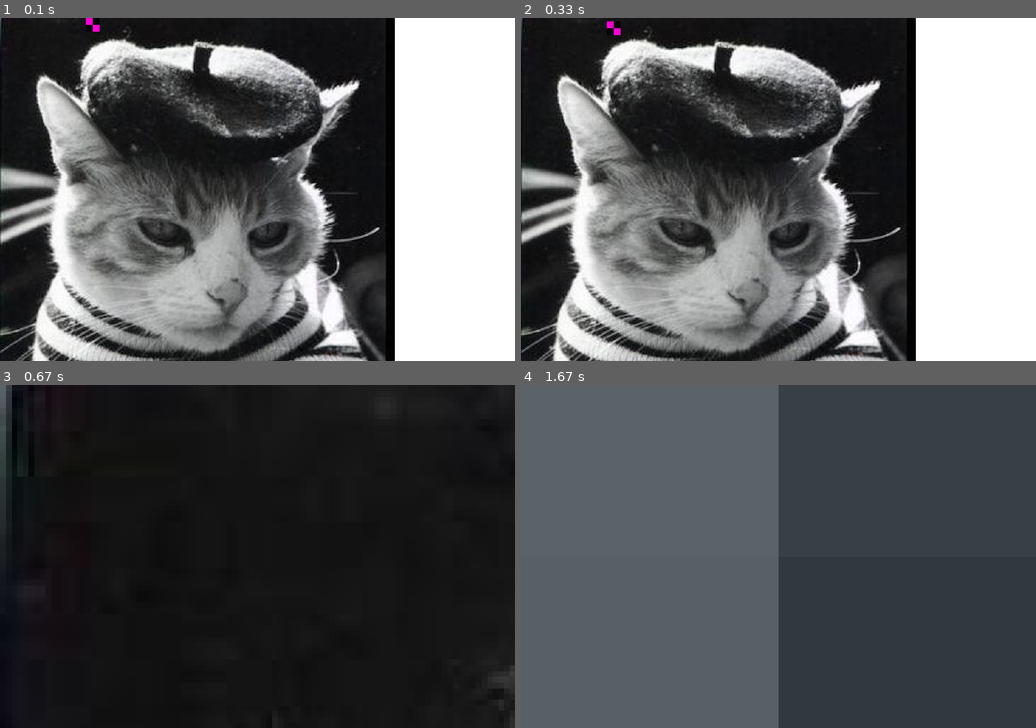
Above: before the commit, frames 1-4 (two rows, left to right).
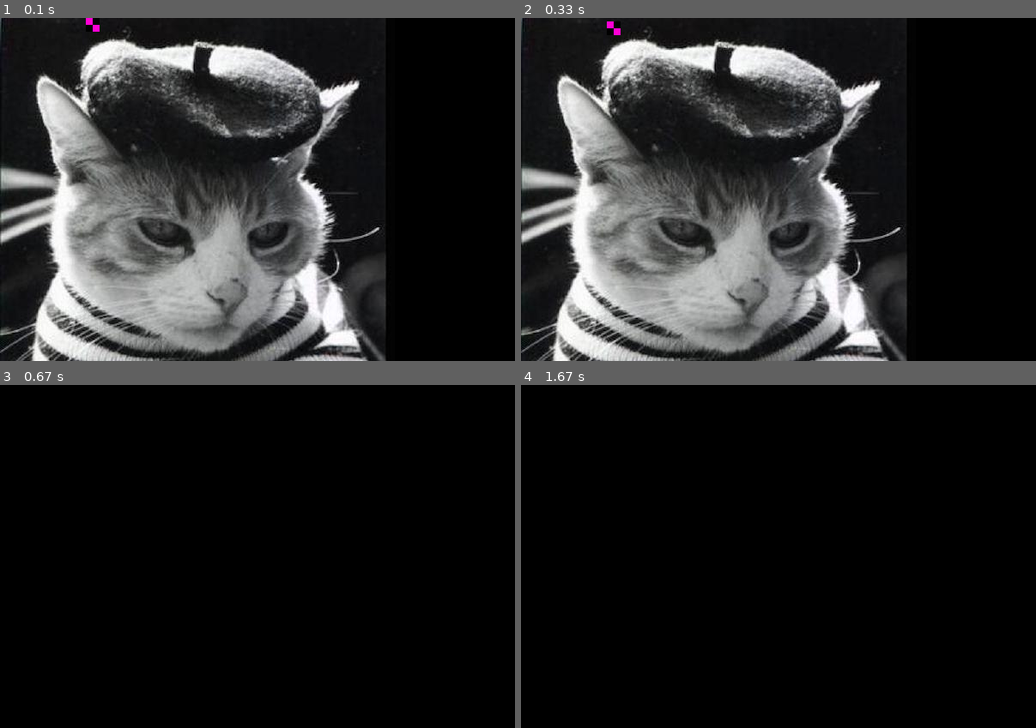
Above: after the commit, the same moments.

Repository: rubatopy/rubato
Game: pygame game, started from main.py
The game is run twice, just before and just after one commit, with the same random seed, the same clock (stepped at 60 frames per second) and the same inputs.
Inputs:
- Up to frame 1 (0.1 s): no input
- Up to frame 2 (0.33 s): no input
- Up to frame 3 (0.67 s): hold W from 0.33 s (still down)
- Up to frame 4 (1.67 s): release W at 0.8 s; hold S 0.83-1.13 s

The runs differ from the first frame. In frame 1, 23% of the frame differs, in the area x 76-100%, y 0-100%; in frame 2, 23%; in frame 3, 11%; in frame 4, 100%, in the area x 0-100%, y 0-100%.

Commit message:
better zoom getters and setters

Diff:
--- a/main.py
+++ b/main.py
@@ -16,9 +16,11 @@
     # sprite.pos.z = 1 - Input.is_pressed("SPACE")
 
     if Input.is_pressed("w"):
-        scene.camera.scale_zoom(1.01)
+        scene.camera.zoom = 2
     elif Input.is_pressed("s"):
-        scene.camera.scale_zoom(0.99)
+        scene.camera.zoom = 0.5
+    else:
+        scene.camera.zoom = 1
 
 
 sprite.update = custom_update
--- a/pgp/scenes/camera.py
+++ b/pgp/scenes/camera.py
@@ -9,8 +9,7 @@
     :param pos: The coordinates of the Camera
     :param zoom: The initial zoom of the Camera as a number
     """
-    def __init__(self, pos: Vector = Vector(), zoom: int = 100):
-
+    def __init__(self, pos: Vector = Vector(), zoom: int = 1):
         self.pos = pos
         self.zoom = zoom
 
@@ -23,26 +22,22 @@
         """
         return point.offset2(self.pos).to_tuple2()
 
-    def set_zoom(self, new_zoom: float):
+    @property
+    def zoom(self):
+        return self._zoom
+
+    @zoom.setter
+    def zoom(self, value: float):
         """
         Sets the zoom of the camera.
 
-        :param new_zoom: The new zoom as a number
+        :param value: The new zoom as a float
         """
-        self.zoom = new_zoom
-        self.process_zoom()
-
-    def scale_zoom(self, zoom_factor: float):
-        """
-        Scales the zoom by the zoom factor.
-
-        :param zoom_factor: The number to scale the zoom by
-        """
-        self.zoom *= zoom_factor
+        self._zoom = value
         self.process_zoom()
 
     def process_zoom(self):
         """Process changes to the camera's zoom"""
         window_width, window_height = GD.display().get_size()
-        new_size = (round(window_width / (self.zoom / 100)), round(window_height / (self.zoom/100)))
+        new_size = (round(window_width / self.zoom), round(window_height / self.zoom))
         GD.set(scale(GD.display(), new_size))
